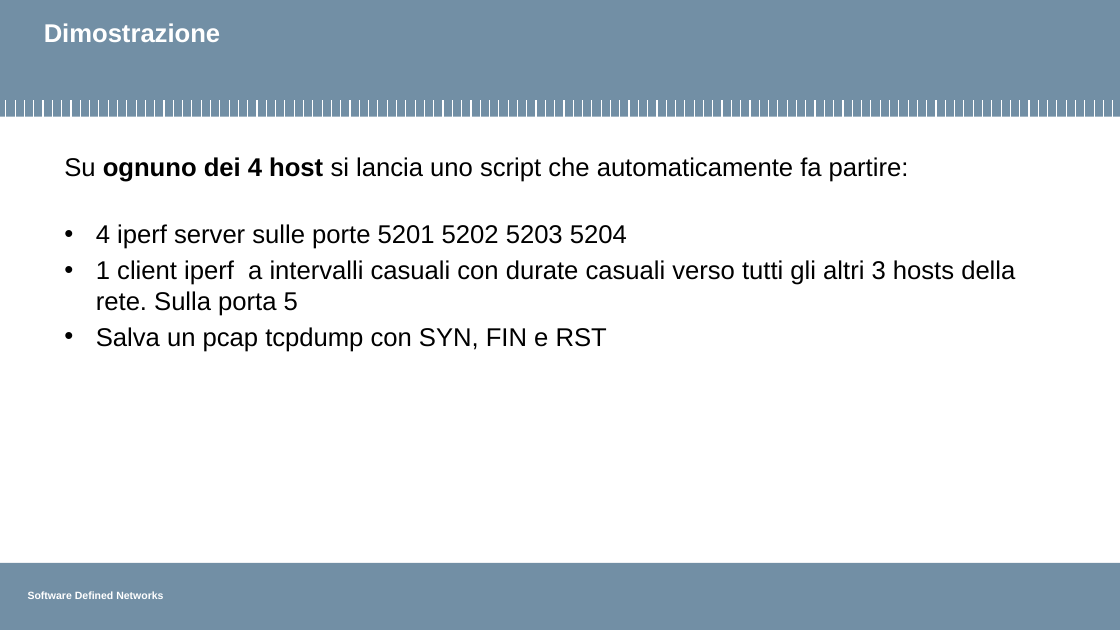
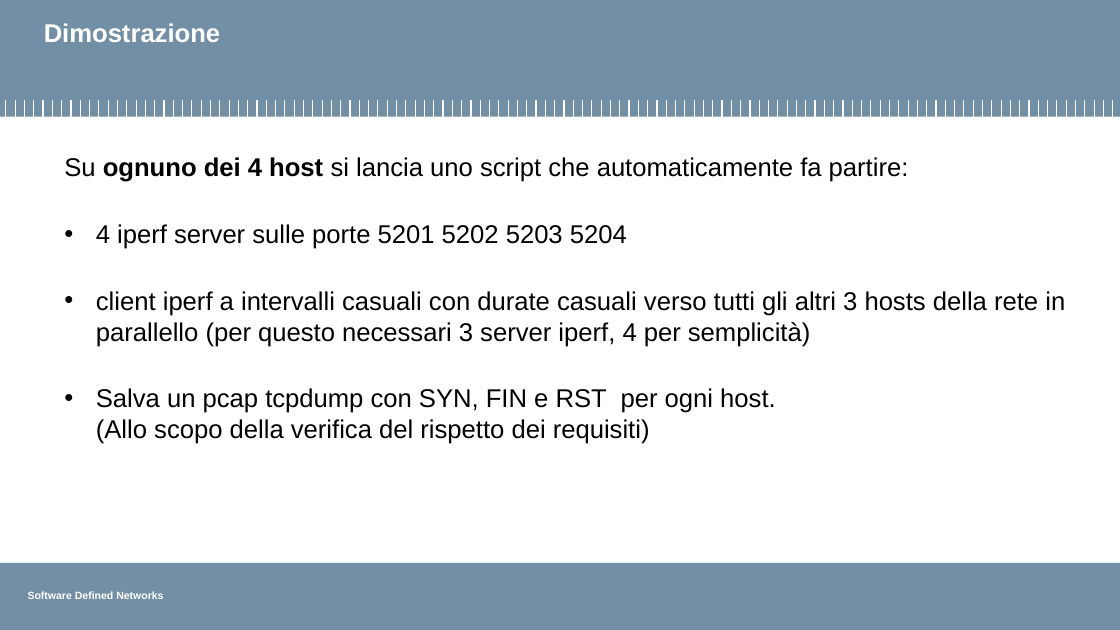
Before and after one commit to pierluigigrossi/progetto-SDN, a slide deck: slide 8 of intermedia8.pptx. Drawn at 1120x630 pixels with LibreOffice and Linux fonts; fonts in the diff are those of the drawing; background and template pictures are left out. Boxes give left, top, right and bottom in pixels: in the first picture for what was removed or moved away, otherwise in the second. Text is boxed around its words. In the diff, an @@ line names an element or a change of style, - is before the commit and + after.

Commit message:
presentazione

```diff
--- a/intermedia8.pptx
+++ b/intermedia8.pptx
@@ text at (96, 291, 1065, 444): text changed @@
-• 1 client iperf a intervalli casuali con durate casuali verso tutti gli altri 3 hosts della rete. Sulla porta 5
-• Salva un pcap tcpdump con SYN, FIN e RST
+• client iperf a intervalli casuali con durate casuali verso tutti gli altri 3 hosts della rete in parallello (per questo necessari 3 server iperf, 4 per semplicità)
+• Salva un pcap tcpdump con SYN, FIN e RST per ogni host.
+  (Allo scopo della verifica del rispetto dei requisiti)
```
Also in this commit, not shown: 1 other file.
